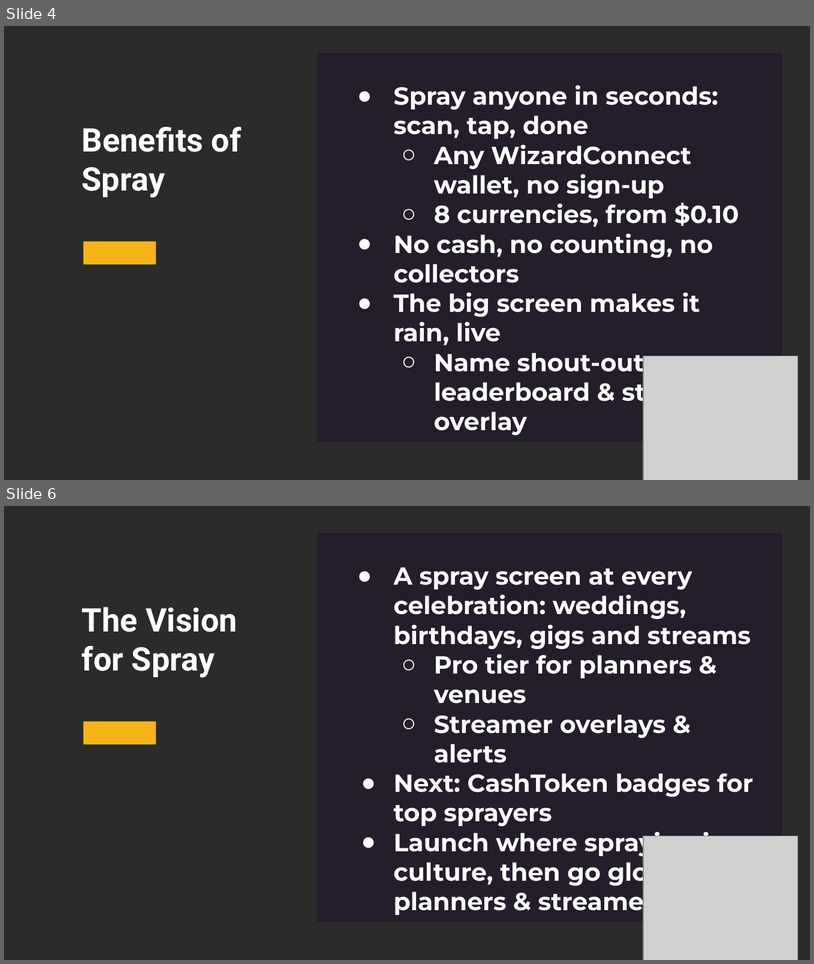
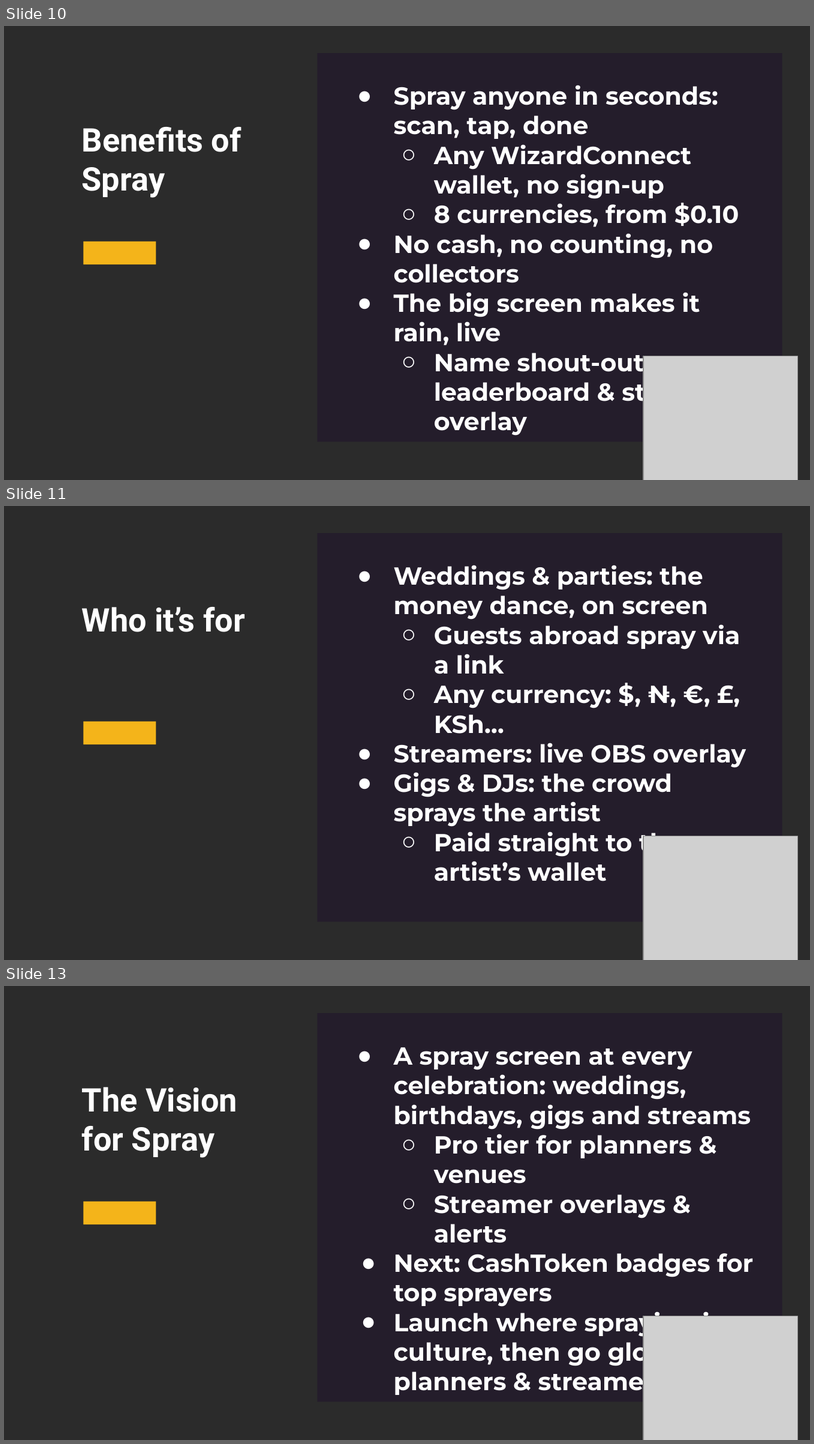
Before and after one commit to blockchaincali/spray, a slide deck: docs/Spray-BLAZE-2026.pptx. Shown one above the other, each under a label of ours: slides 4 and 6 before the commit, slides 10, 11 and 13 after it; the slides between them are not shown. The pictures are 814x964 and 814x1444 pixels, drawn with LibreOffice and Linux fonts; fonts in the diff are those of the drawing; grey boxes stand for pictures; background and template pictures are left out; a plain dark background stands for a picture behind light text. Boxes give left, top, right and bottom in pixels: in the first picture for what was removed or moved away, otherwise in the second. Text is boxed around its words. In the diff, an @@ line names an element or a change of style, - is before the commit and + after.

```diff
--- a/docs/Spray-BLAZE-2026.pptx
+++ b/docs/Spray-BLAZE-2026.pptx
@@ slide 11 added at (4,506,810,960), background picture (left out) @@
@@ rectangle added at (318,534,783,922), fill #1A0B2C at 41% opacity @@
@@ text added at (394,565,746,881), 22 pt, text #FFFFFF, bold @@
+● Weddings & parties: the money dance, on screen
+  ○ Guests abroad spray via a link
+  ○ Any currency: $, ₦, €, £, KSh…
+● Streamers: live OBS overlay
+● Gigs & DJs: the crowd sprays the artist
+  ○ Paid straight to the artist’s wallet
@@ text added at (82,607,245,632), 29 pt, text #FFFFFF, bold @@
+Who it’s for
@@ rectangle added at (83,721,156,745), fill #F4B41A @@
@@ picture added at (644,836,797,960) @@
@@ what was slide 4 is now slide 10 @@
@@ what was slide 6 is now slide 13 @@
```
Also in this commit, not shown: 6 other slides added, 1 other file.
